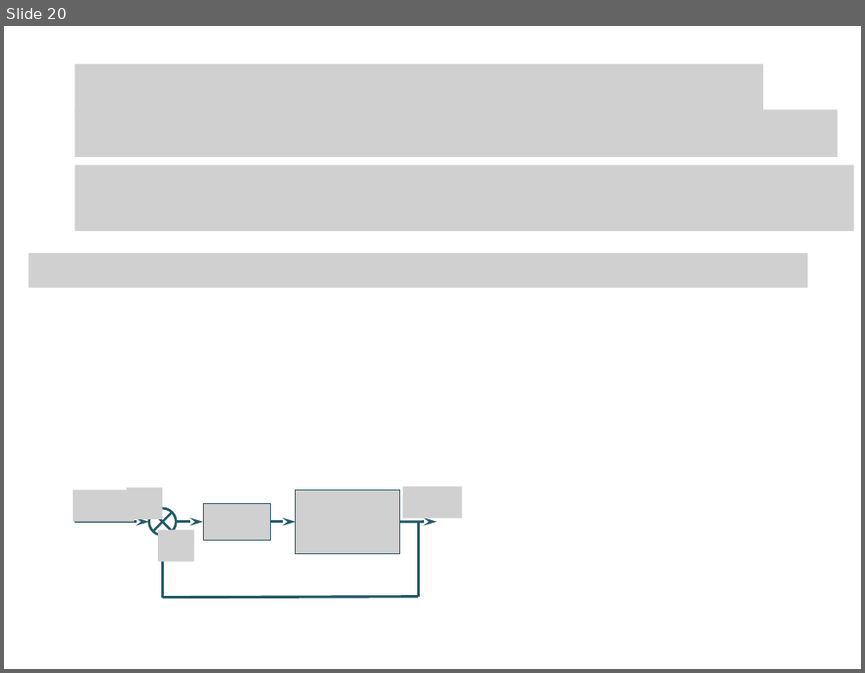
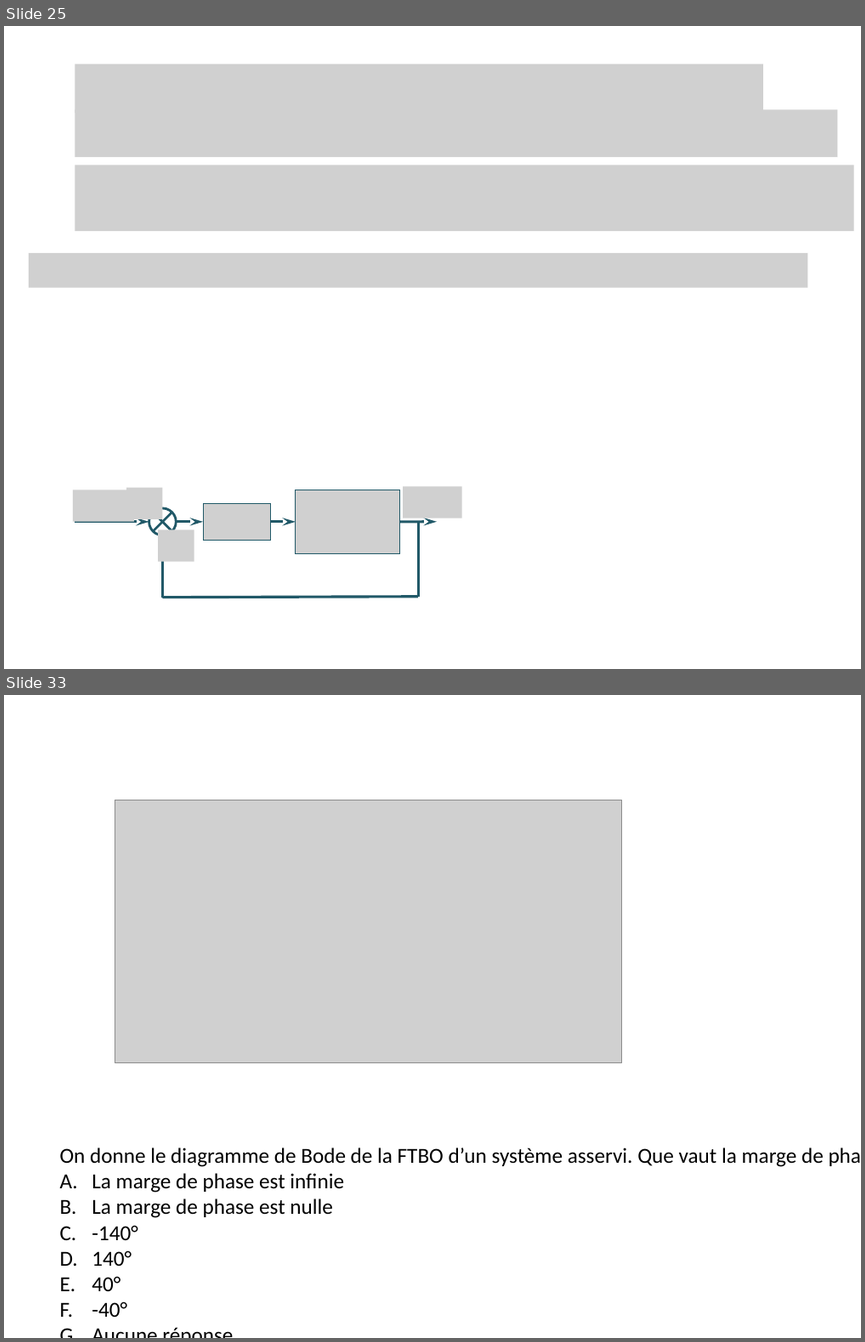
Before and after one commit to xpessoles/Cy_01_PSI_ModelisationLinNonLin, a slide deck: QCM/QCM.pptx. Shown one above the other, each under a label of ours: slide 20 before the commit, slides 25 and 33 after it; the slides between them are not shown. The pictures are 865x673 and 865x1342 pixels, drawn with LibreOffice and Linux fonts; fonts in the diff are those of the drawing; grey boxes stand for pictures. Boxes give left, top, right and bottom in pixels: in the first picture for what was removed or moved away, otherwise in the second. Text is boxed around its words. In the diff, an @@ line names an element or a change of style, - is before the commit and + after.

```diff
--- a/QCM/QCM.pptx
+++ b/QCM/QCM.pptx
@@ slide 33 added at <box>4,695,861,1338</box>, background #FFFFFF @@
@@ picture added at <box>115,800,622,1062</box> @@
@@ text added at <box>60,1147,823,1316</box>, 18 pt, text #000000 @@
+On donne le diagramme de Bode de la FTBO d’un système asservi. Que vaut la marge de phase
+A. La marge de phase est infinie
+B. La marge de phase est nulle
+C. -140°
+D. 140°
+E. 40°
+F. -40°
+G. Aucune réponse
@@ what was slide 20 is now slide 25 @@
```
Also in this commit, not shown: 20 other slides added, 1 other file.
